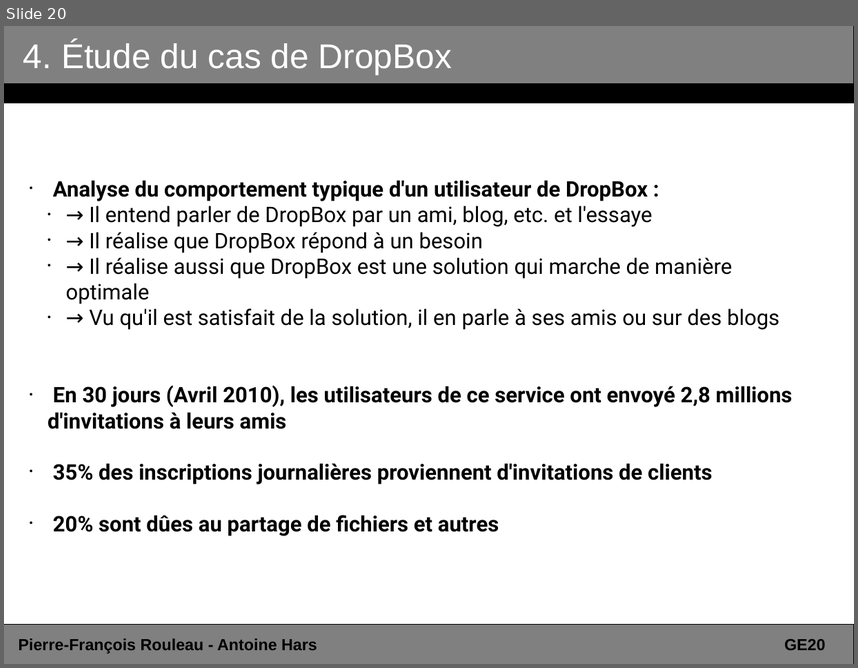
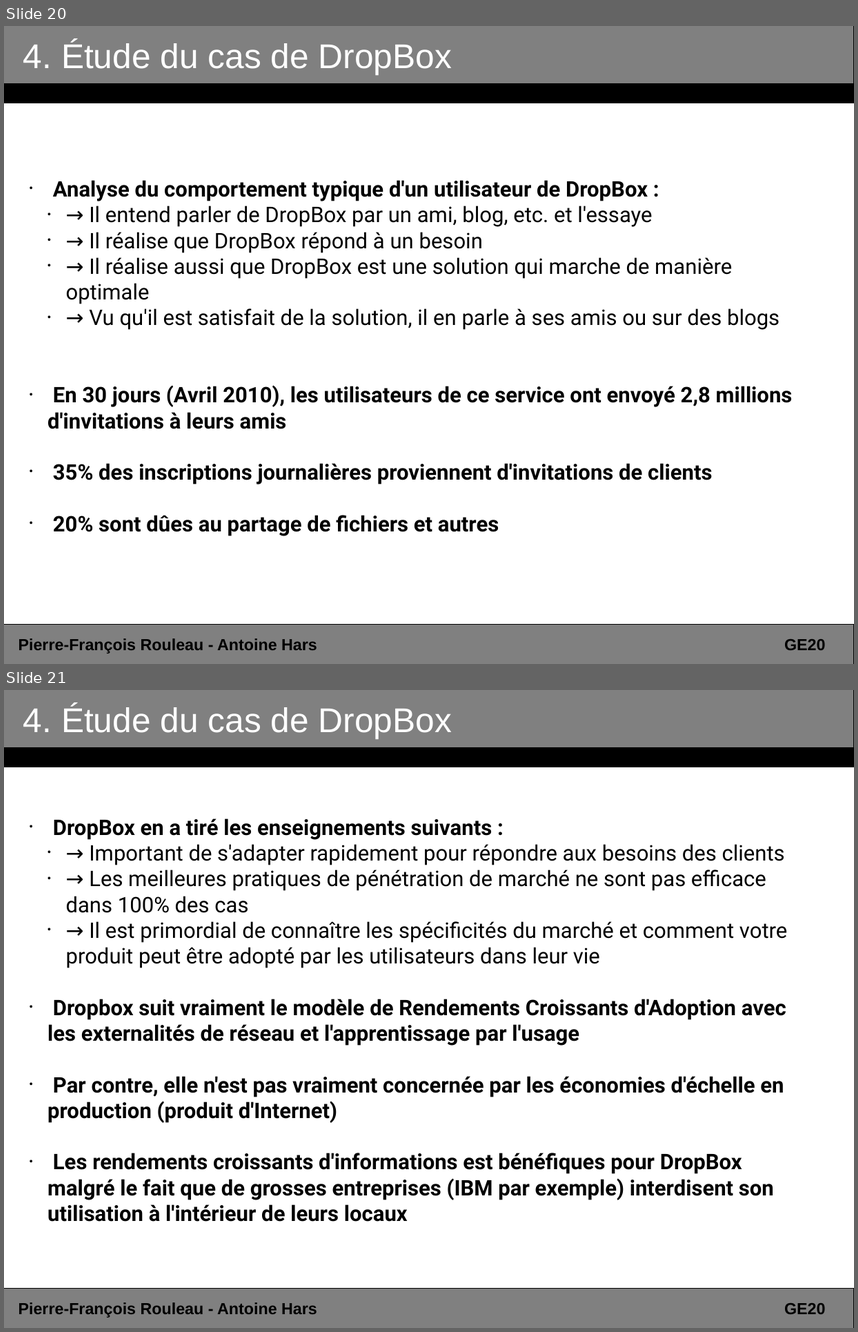
Before and after one commit to ahars/ge20, a slide deck: presentation_dropbox.odp. Shown one above the other, each under a label of ours: slide 20 before the commit, slides 20 and 21 after it. The pictures are 858x668 and 858x1332 pixels, drawn with LibreOffice and Linux fonts; fonts in the diff are those of the drawing. Boxes give left, top, right and bottom in pixels: in the first picture for what was removed or moved away, otherwise in the second. Text is boxed around its words. In the diff, an @@ line names an element or a change of style, - is before the commit and + after.

```diff
--- a/presentation_dropbox.odp
+++ b/presentation_dropbox.odp
@@ slide 21 added at [4, 690, 854, 1328], background #FFFFFF @@
@@ rectangle added at [4, 690, 854, 767], fill #808080, outline #000000 0 pt @@
@@ title added at [23, 705, 452, 739], 32 pt, text #FFFFFF @@
+4. Étude du cas de DropBox
@@ rectangle added at [4, 748, 854, 767], fill #000000, outline #000000 0 pt @@
@@ subtitle added at [47, 818, 787, 1221], 20 pt, text #000000, bold @@
+• DropBox en a tiré les enseignements suivants :
+  • → Important de s'adapter rapidement pour répondre aux besoins des clients
+  • → Les meilleures pratiques de pénétration de marché ne sont pas efficace dans 100% des cas
+  • → Il est primordial de connaître les spécificités du marché et comment votre produit peut être adopté par les utilisateurs dans leur vie
+• Dropbox suit vraiment le modèle de Rendements Croissants d'Adoption avec les externalités de réseau et l'apprentissage par l'usage
+• Par contre, elle n'est pas vraiment concernée par les économies d'échelle en production (produit d'Internet)
+• Les rendements croissants d'informations est bénéfiques pour DropBox malgré le fait que de grosses entreprises (IBM par exemple) interdisent son utilisation à l'intérieur de leurs locaux
@@ rectangle added at [4, 1288, 854, 1328], fill #808080, outline #000000 0 pt @@
@@ text added at [18, 1302, 317, 1317], 15 pt, text #000000, bold @@
+Pierre-François Rouleau - Antoine Hars
@@ text added at [784, 1303, 825, 1314], 15 pt, text #000000, bold @@
+GE20
```
Also in this commit, not shown: 8 slides changed, 2 other slides added, 2 other files.
